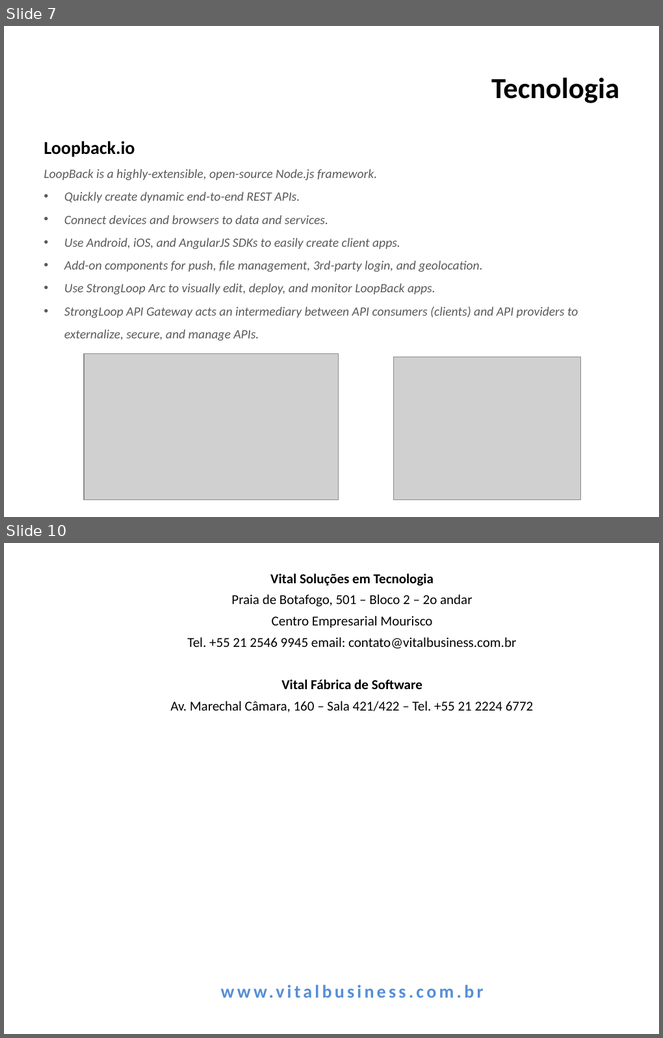
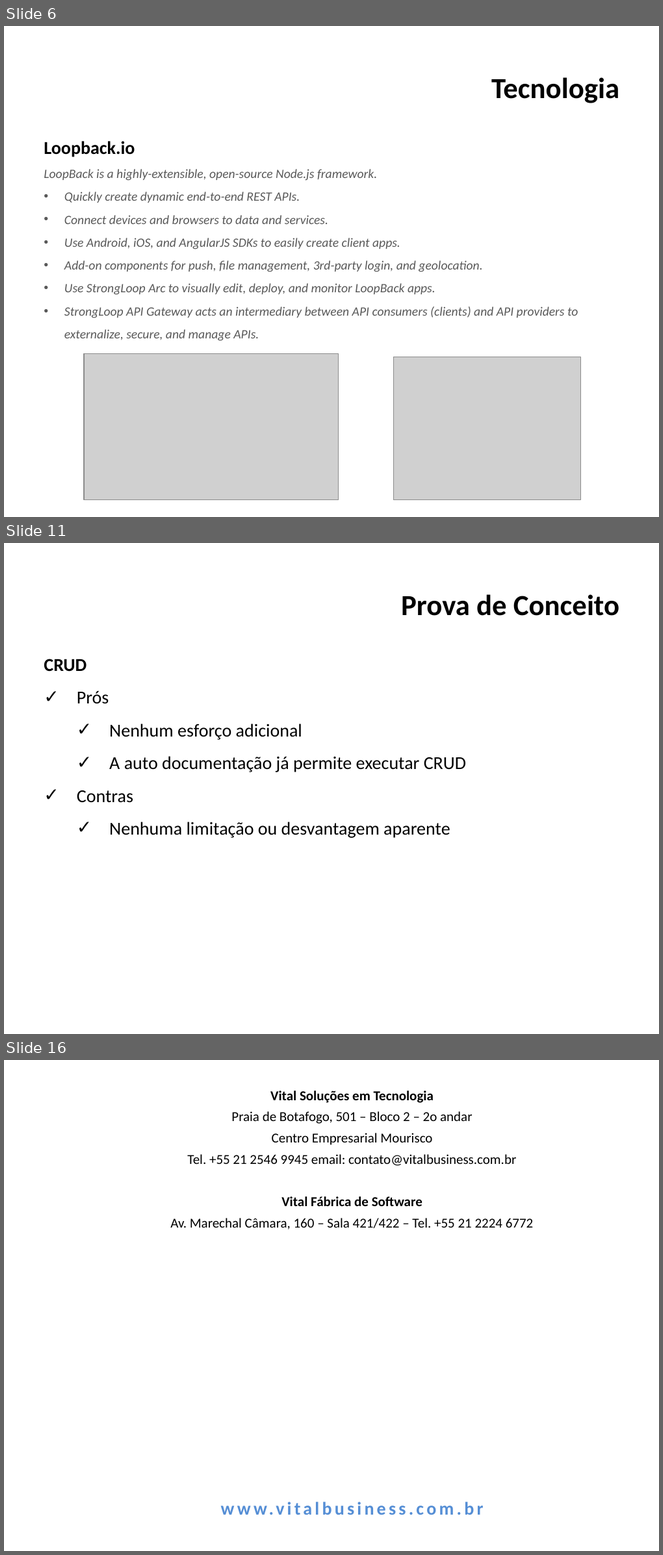
Before and after one commit to felcerreia/LoopbackRestApiTests, a slide deck: slides/POC-StrongLoop.pptx. Shown one above the other, each under a label of ours: slides 7 and 10 before the commit, slides 6, 11 and 16 after it; the slides between them are not shown. The pictures are 663x1038 and 663x1555 pixels, drawn with LibreOffice and Linux fonts; fonts in the diff are those of the drawing; grey boxes stand for pictures; background and template pictures are left out. Boxes give left, top, right and bottom in pixels: in the first picture for what was removed or moved away, otherwise in the second. Text is boxed around its words. In the diff, an @@ line names an element or a change of style, - is before the commit and + after.

```diff
--- a/slides/POC-StrongLoop.pptx
+++ b/slides/POC-StrongLoop.pptx
@@ slide 11 added at [4, 543, 659, 1034], background picture (left out) @@
@@ title added at [401, 594, 620, 616], 32 pt, text #000000, bold @@
+Prova de Conceito
@@ text added at [44, 659, 466, 838], 20 pt, text #000000 @@
+CRUD
+✓ Prós
+  ✓ Nenhum esforço adicional
+  ✓ A auto documentação já permite executar CRUD
+✓ Contras
+  ✓ Nenhuma limitação ou desvantagem aparente
@@ what was slide 7 is now slide 6 @@
@@ what was slide 10 is now slide 16 @@
```
Also in this commit, not shown: 4 slides changed, 7 other slides added, 2 slides removed, 1 other file.
